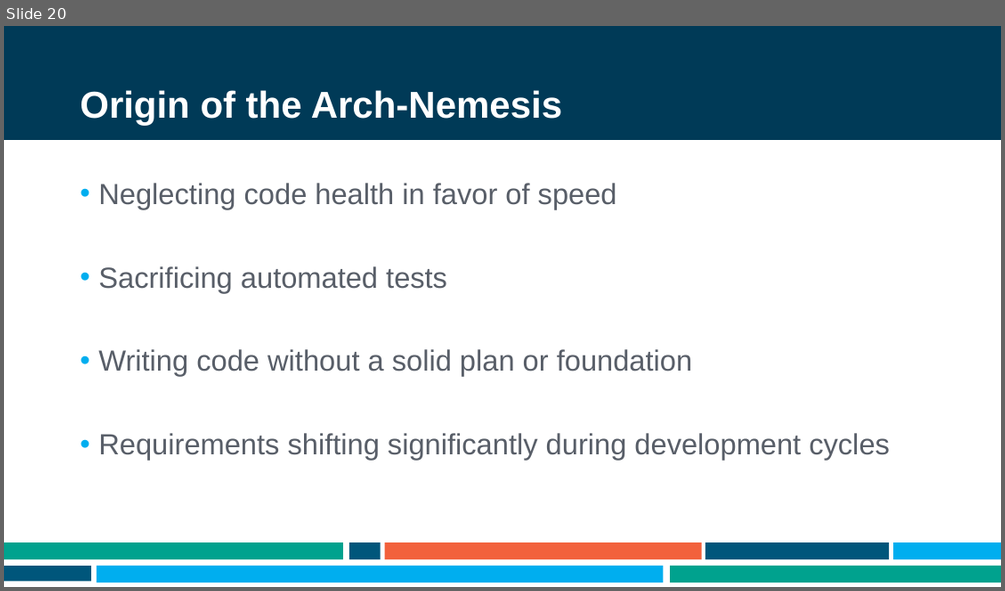
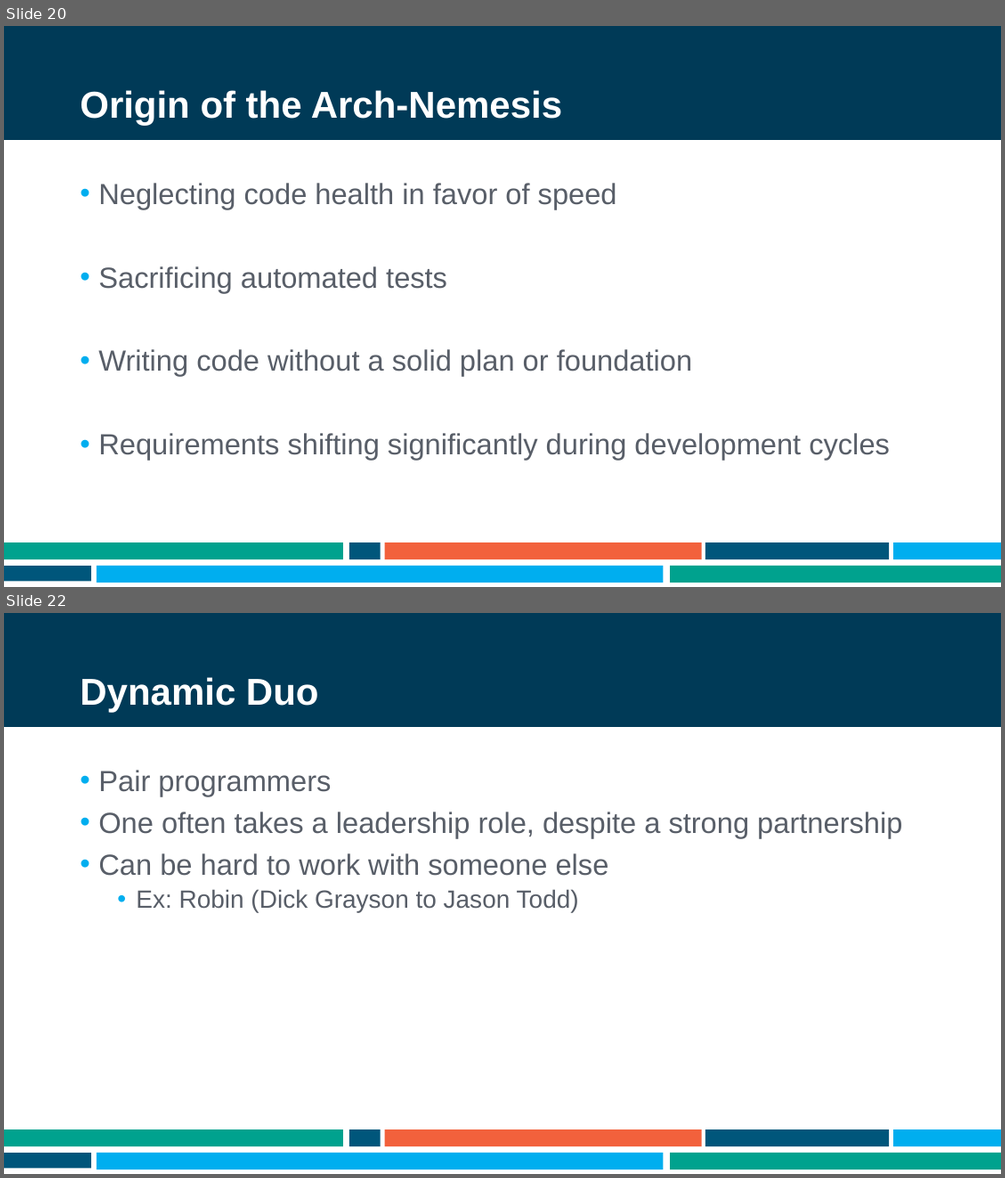
Before and after one commit to ademing/nebraska-code-2021, a slide deck: Presentation.pptx. Shown one above the other, each under a label of ours: slide 20 before the commit, slides 20 and 22 after it; the slides between them are not shown. The pictures are 1005x591 and 1005x1178 pixels, drawn with LibreOffice and Linux fonts; fonts in the diff are those of the drawing; background and template pictures are left out. Boxes give left, top, right and bottom in pixels: in the first picture for what was removed or moved away, otherwise in the second. Text is boxed around its words. In the diff, an @@ line names an element or a change of style, - is before the commit and + after.

Commit message:
Added dynamic duo

```diff
--- a/Presentation.pptx
+++ b/Presentation.pptx
@@ slide 22 added at <box>4,613,1001,1174</box>, background #FFFFFF; not listed: 9 template elements that a slide beside it also shows @@
@@ title added at <box>80,677,319,713</box>, 36 pt, text #FFFFFF, bold @@
+Dynamic Duo
@@ text added at <box>98,770,902,912</box>, 28 pt, text #585E68 @@
+• Pair programmers
+• One often takes a leadership role, despite a strong partnership
+• Can be hard to work with someone else
+  • Ex: Robin (Dick Grayson to Jason Todd)
```
Also in this commit, not shown: 4 other slides added, 1 other file.
